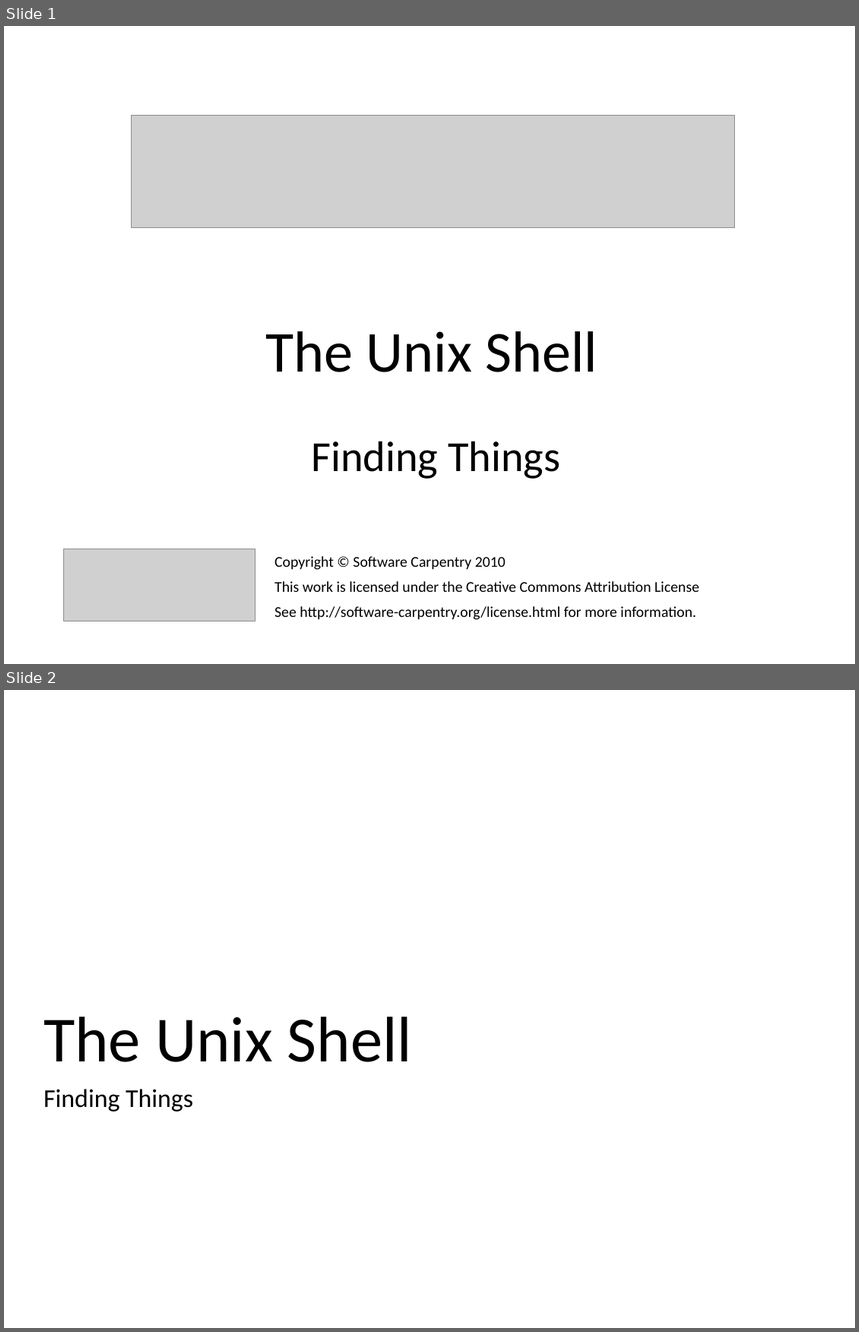
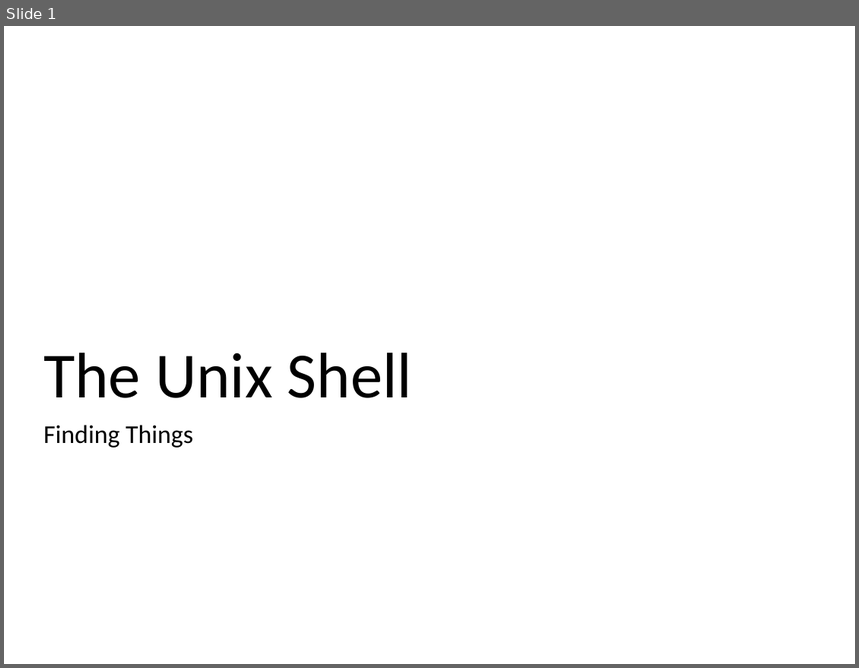
Before and after one commit to ncasuk/ncas-isc, a slide deck: shell/presentations/06_find.pptx. Shown one above the other, each under a label of ours: slides 1 and 2 before the commit, slide 1 after it. The pictures are 859x1332 and 859x668 pixels, drawn with LibreOffice and Linux fonts; fonts in the diff are those of the drawing; grey boxes stand for pictures; background and template pictures are left out. Boxes give left, top, right and bottom in pixels: in the first picture for what was removed or moved away, otherwise in the second. Text is boxed around its words. In the diff, an @@ line names an element or a change of style, - is before the commit and + after.

Commit message:
General edits on shell presentations and added my name

```diff
--- a/shell/presentations/06_find.pptx
+++ b/shell/presentations/06_find.pptx
@@ slide 1 removed at [4,26,855,664], background picture (left out) @@
@@ picture removed at [132,115,734,227] @@
@@ text removed at [266,332,598,373] @@
-The Unix Shell
@@ text removed at [311,441,560,479] @@
-Finding Things
@@ picture removed at [63,549,255,622] @@
@@ text removed at [275,556,699,620] @@
-Copyright © Software Carpentry 2010
-This work is licensed under the Creative Commons Attribution License
-See http://software-carpentry.org/license.html for more information.
@@ what was slide 2 is now slide 1 @@
```
Also in this commit, not shown: 5 other files.
